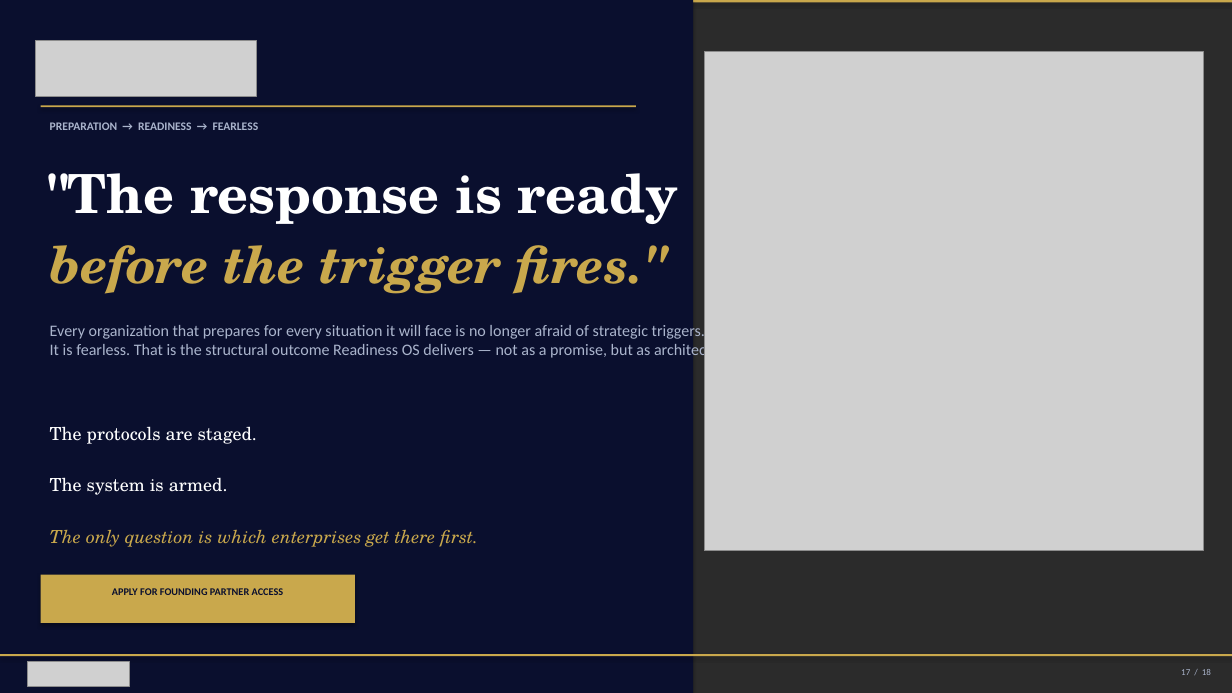
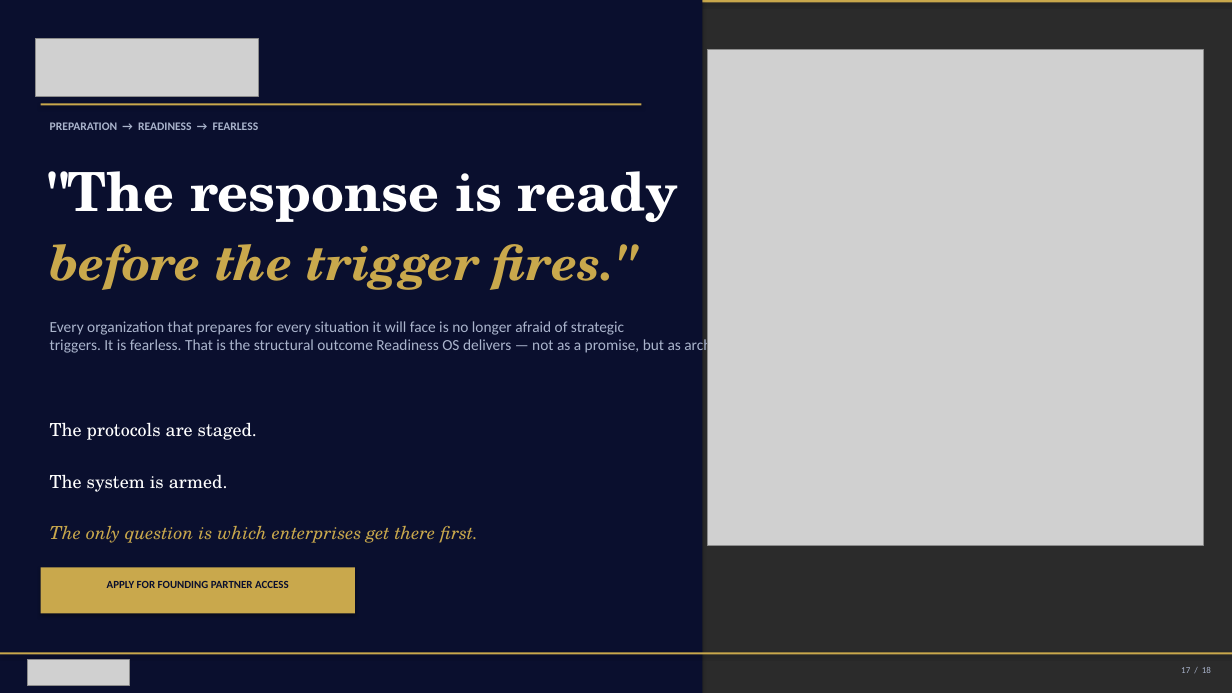
Before and after one commit to mbrunke18/CodePlatform1, a slide deck: slide 18 of attached_assets/VaughnMartin-Investor-Deck-v14-full.pptx. Drawn at 1232x693 pixels with LibreOffice and Linux fonts; fonts in the diff are those of the drawing; grey boxes stand for pictures; background and template pictures are left out; a plain dark background stands for a picture behind light text. Boxes give left, top, right and bottom in pixels: in the first picture for what was removed or moved away, otherwise in the second. Text is boxed around its words. In the diff, an @@ line names an element or a change of style, - is before the commit and + after.

```diff
--- a/attached_assets/VaughnMartin-Investor-Deck-v14-full.pptx
+++ b/attached_assets/VaughnMartin-Investor-Deck-v14-full.pptx
@@ rectangle: place and size @@
-rectangle at bbox=[0, 0, 693, 693]
+rectangle at bbox=[0, 0, 702, 693]
@@ picture: place and size @@
-picture at bbox=[704, 52, 1203, 551]
+picture at bbox=[708, 50, 1203, 545]
@@ rectangle: place and size @@
-rectangle at bbox=[41, 105, 636, 107]
+rectangle at bbox=[41, 104, 641, 105]
@@ text "before the trigger fires."" at bbox=[50, 244, 635, 290]: size 40 to 38 pt @@
@@ text "Every organization that prepares for ..." at bbox=[50, 321, 764, 355]: size 12.5 to 12 pt @@
@@ rectangle: place and size @@
-rectangle at bbox=[41, 575, 355, 623]
+rectangle at bbox=[41, 567, 355, 614]
@@ 3 texts: place and size @@
-3 texts at bbox=[50, 426, 478, 595]
+3 texts at bbox=[50, 422, 478, 588]
@@ text "APPLY FOR FOUNDING PARTNER ACCESS" at bbox=[107, 581, 289, 588]: size 8 to 8.5 pt @@
```
Also in this commit, not shown: 18 other slides changed, 2 other files.
